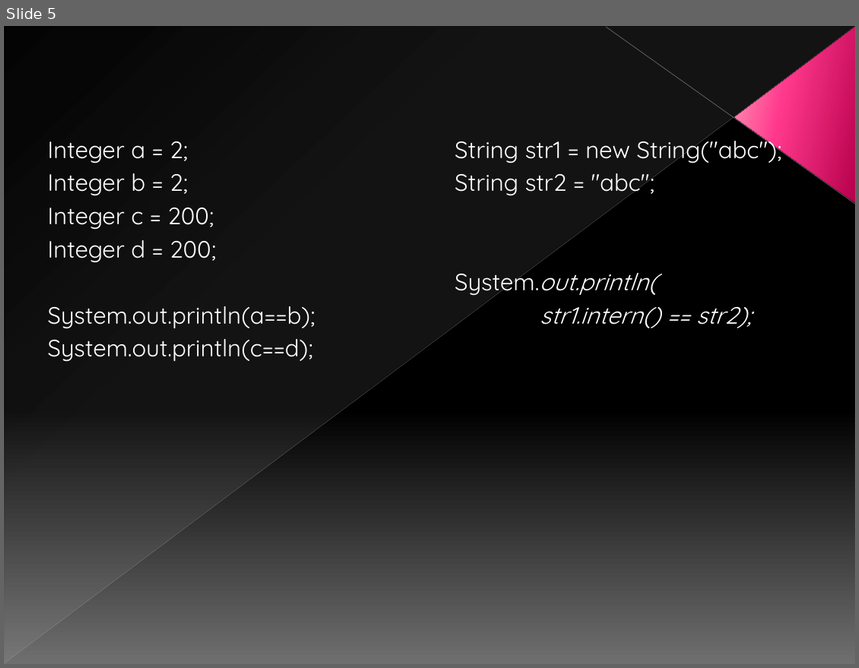
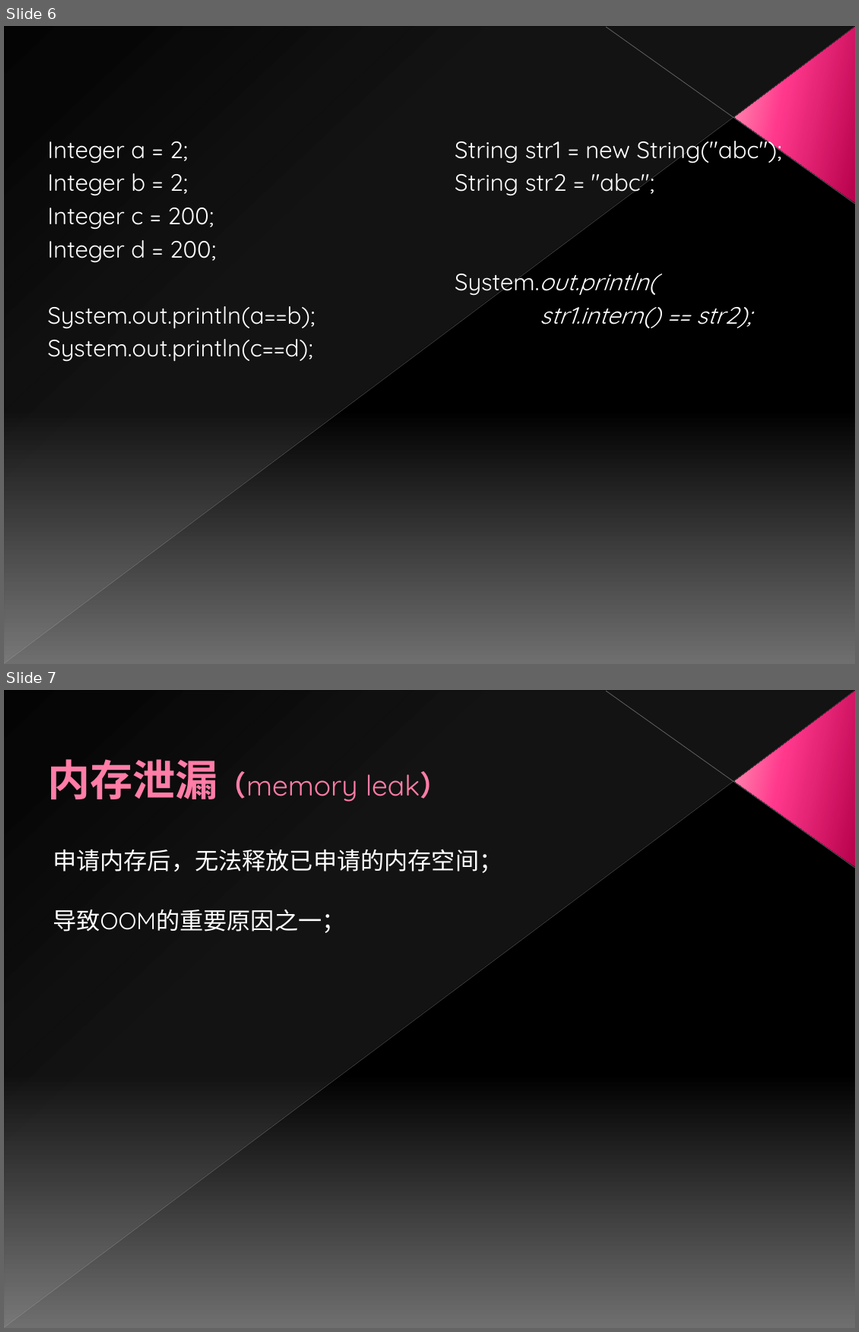
Before and after one commit to Horizonxy/mango, a slide deck: Android内存分析.ppt. Shown one above the other, each under a label of ours: slide 5 before the commit, slides 6 and 7 after it. The pictures are 859x668 and 859x1332 pixels, drawn with LibreOffice and Linux fonts; fonts in the diff are those of the drawing. Boxes give left, top, right and bottom in pixels: in the first picture for what was removed or moved away, otherwise in the second. Text is boxed around its words. In the diff, an @@ line names an element or a change of style, - is before the commit and + after.

```diff
--- a/Android内存分析.ppt
+++ b/Android内存分析.ppt
@@ slide 7 added at [4, 690, 855, 1328], background gradient #000000 to #707070; not listed: 4 template elements that a slide beside it also shows @@
@@ title added at [48, 759, 449, 802], 24 pt, text #FF7DA7 @@
+内存泄漏（memory leak）
@@ text added at [53, 849, 503, 933], 20 pt, text #FFFFFF @@
+申请内存后，无法释放已申请的内存空间；
+导致OOM的重要原因之一；
@@ what was slide 5 is now slide 6 @@
```
Also in this commit, not shown: 1 slide changed, 2 other slides added, 1 slide removed.
